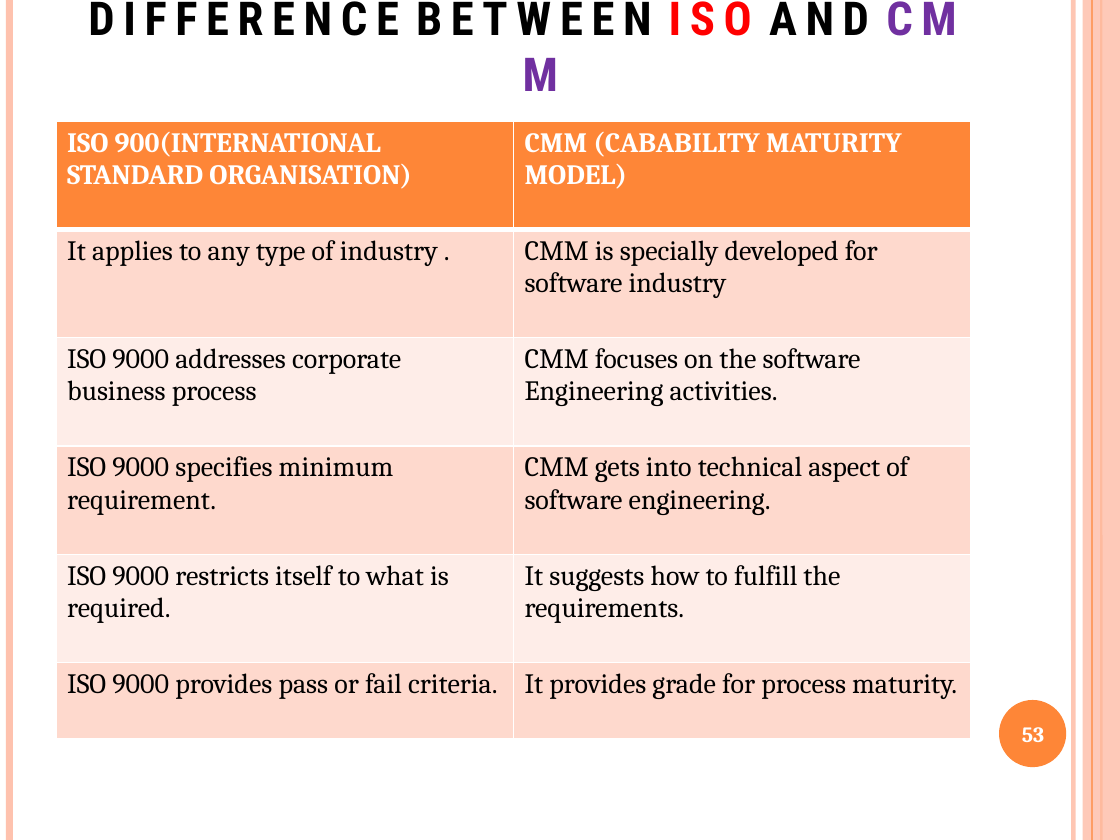
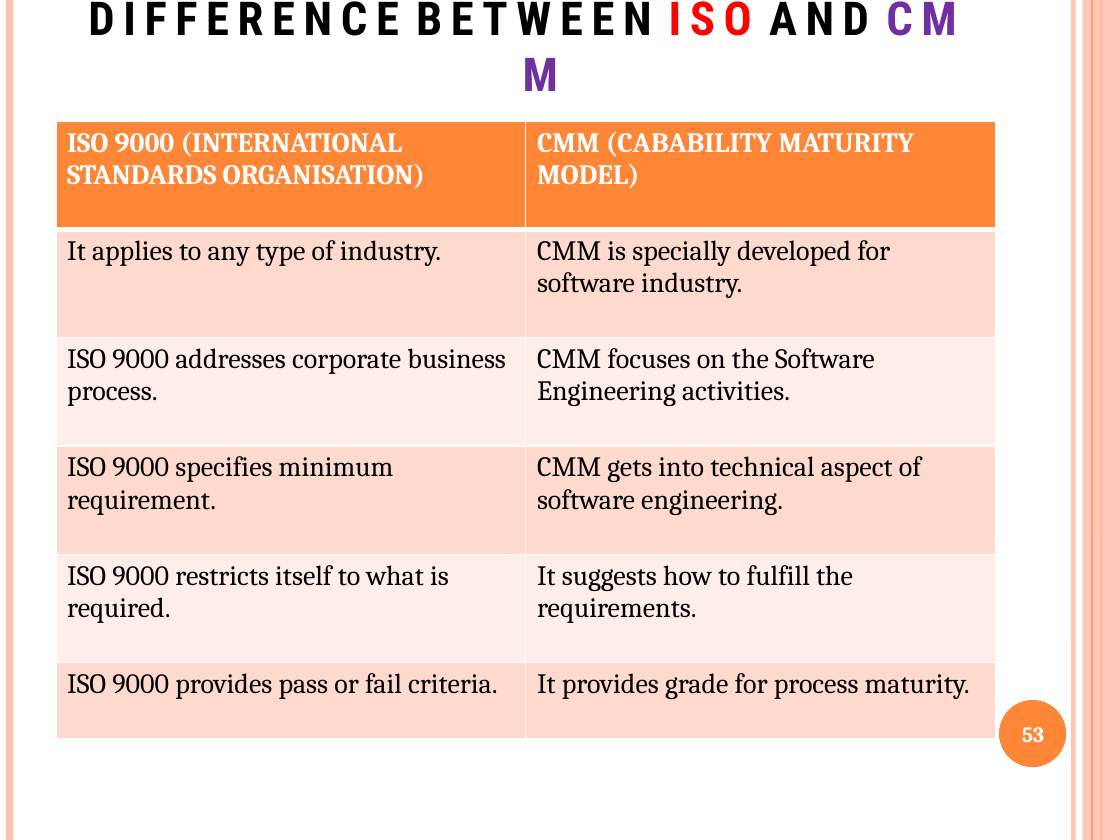
Before and after one commit to GeneralNitin/S6, a slide deck: slide 53 of 04. Software Engineering and Project Management/PPTs/M2.pptx. Drawn at 1120x840 pixels with LibreOffice and Linux fonts; fonts in the diff are those of the drawing. Boxes give left, top, right and bottom in pixels: in the first picture for what was removed or moved away, otherwise in the second. Text is boxed around its words. In the diff, an @@ line names an element or a change of style, - is before the commit and + after.

```diff
--- a/04. Software Engineering and Project Management/PPTs/M2.pptx
+++ b/04. Software Engineering and Project Management/PPTs/M2.pptx
@@ table at [56, 121, 997, 827] @@
-row 1, column 1: ISO 900(INTERNATIONAL STANDARD ORGANISATION)
+row 1, column 1: ISO 9000 (INTERNATIONAL STANDARDS ORGANISATION)
-row 2, column 1: It applies to any type of industry .
+row 2, column 1: It applies to any type of industry.
-row 2, column 2: CMM is specially developed for software industry
+row 2, column 2: CMM is specially developed for software industry.
-row 3, column 1: ISO 9000 addresses corporate business process
+row 3, column 1: ISO 9000 addresses corporate business process.
-row 3, column 2: CMM focuses on the software Engineering activities.
+row 3, column 2: CMM focuses on the Software Engineering activities.
@@ table: place and size @@
-table at [56, 121, 970, 827]
+table at [56, 121, 997, 827]
```
Also in this commit, not shown: 43 other slides changed, 2 slides added, 4 slides removed, 42 other files.
